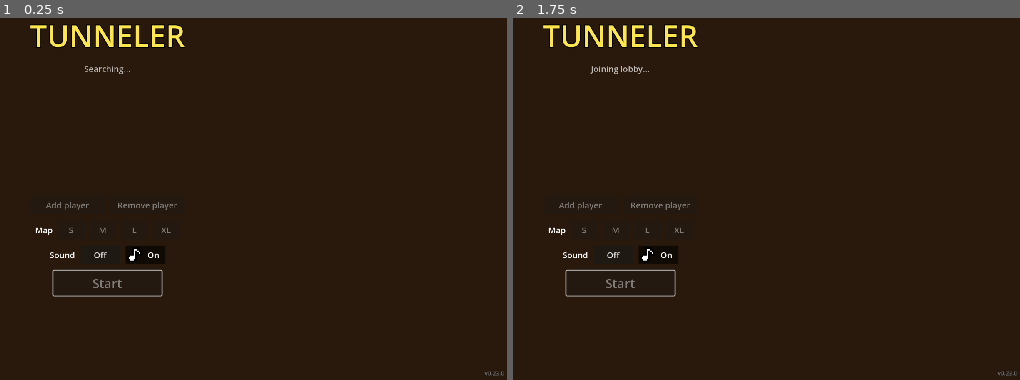
Above: before the commit, frames 1-2 (left to right).
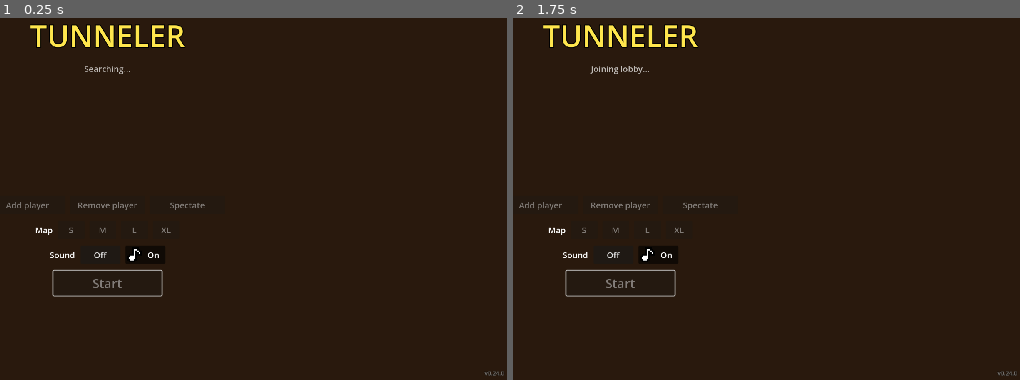
Above: after the commit, the same moments.

Repository: kocmitom/tunelar
Game: Godot game, scene res://scenes/ui/lobby.tscn
The game is run twice, just before and just after one commit, with the same random seed, the same clock (stepped at 60 frames per second) and the same inputs.
Inputs:
- Up to frame 1 (0.25 s): no input
- Up to frame 2 (1.75 s): click "Off" at 0.5 s; click "On" at 1.25 s

The runs differ from the first frame. In frame 1, 0.3% of the frame differs, in the area x 1-99%, y 50-99%; in frame 2, 0.3%.

Commit message:
Release 0.24.0
Add spectator mode: a Spectate toggle in the lobby registers the PC with no player slots, so it sends no input and the match never waits for it, while it still runs the lockstep simulation. A spectating PC shows the whole map without fog, zoomed to fit, with a colored kills scoreboard and the round banner. Lobbies now take up to 16 PCs. See CHANGELOG.md for details.

Diff:
--- a/project.godot
+++ b/project.godot
@@ -5,7 +5,7 @@
 [application]
 
 config/name="Tunneler"
-config/version="0.23.0"
+config/version="0.24.0"
 run/main_scene="res://scenes/ui/lobby.tscn"
 config/features=PackedStringArray("4.7")
 
--- a/scenes/ui/lobby.tscn
+++ b/scenes/ui/lobby.tscn
@@ -80,6 +80,15 @@
 theme_override_font_sizes/font_size = 20
 disabled = true
 text = "Remove player"
+
+[node name="SpectateButton" type="Button" parent="Center/Column/LocalPlayers"]
+unique_name_in_owner = true
+custom_minimum_size = Vector2(180, 44)
+layout_mode = 2
+focus_mode = 0
+theme_override_font_sizes/font_size = 20
+toggle_mode = true
+text = "Spectate"
 
 [node name="MapSize" type="HBoxContainer" parent="Center/Column"]
 unique_name_in_owner = true
@@ -192,3 +201,4 @@
 [connection signal="pressed" from="Center/Column/LocalPlayers/AddButton" to="." method="_on_add_button_pressed"]
 [connection signal="pressed" from="Center/Column/LocalPlayers/RemoveButton" to="." method="_on_remove_button_pressed"]
 [connection signal="pressed" from="Center/Column/StartButton" to="." method="_on_start_button_pressed"]
+[connection signal="toggled" from="Center/Column/LocalPlayers/SpectateButton" to="." method="_on_spectate_button_toggled"]
--- a/scripts/core/game_manager.gd
+++ b/scripts/core/game_manager.gd
@@ -31,6 +31,8 @@
 var bullets_root: Node2D
 var tanks: Array[Tank] = []
 var huds: Array[PlayerHud] = []
+# Only on a spectating PC.
+var spectator_hud: SpectatorHud
 var worms: Array[Worm] = []
 var round_over: bool = false
 var tick: int = 0
@@ -45,7 +47,7 @@
 	await manager.ready
 	var player_count := router.assign_devices(Input.get_connected_joypads())
 	if Net.in_match:
-		setup(Net.slot_peers.size(), Net.match_seed, Net.local_slots, Net.map_size)
+		setup(Net.slot_peers.size(), Net.match_seed, Net.local_slots, Net.map_size, Net.local_slots.is_empty())
 	else:
 		setup(player_count)
 
@@ -63,9 +65,9 @@
 		simulate(inputs)
 
 
-# local_slots are the players shown on this PC (all of them when empty).
-func setup(player_count: int, match_seed: int = randi(), local_slots: Array[int] = [], size_index: int = 1) -> void:
-	if local_slots.is_empty():
+# local_slots are the players shown on this PC (all of them when empty). A spectating PC has none and sees the whole map.
+func setup(player_count: int, match_seed: int = randi(), local_slots: Array[int] = [], size_index: int = 1, spectate: bool = false) -> void:
+	if local_slots.is_empty() and not spectate:
 		local_slots = []
 		for i in player_count:
 			local_slots.append(i)
@@ -99,6 +101,10 @@
 		manager.viewports[i].add_child(hud)
 		hud.setup(local_slots[i], PLAYER_COLORS[local_slots[i]])
 		huds.append(hud)
+	spectator_hud = null
+	if spectate:
+		spectator_hud = SpectatorHud.new()
+		manager.viewports[0].add_child(spectator_hud)
 	Sfx.listeners.clear()
 	for slot in local_slots:
 		Sfx.listeners.append(tanks[slot])
@@ -145,6 +151,8 @@
 		tanks[i].respawn(Vector2(terrain.base_rects[i].get_center()))
 	for hud in huds:
 		hud.hide_banner()
+	if spectator_hud:
+		spectator_hud.hide_banner()
 	round_over = false
 	manager.show_map(false)
 	manager.reset_fog(renderer)
@@ -197,15 +205,22 @@
 		return
 	round_over = true
 	manager.show_map(true)
-	var id: int = winners[0].player_id
-	var winner_name: String = Net.slot_names[id] if Net.in_match else "PLAYER %d" % (id + 1)
+	var winner_name := player_name(winners[0].player_id)
 	for hud in huds:
 		hud.show_banner("%s WINS" % winner_name)
+	if spectator_hud:
+		spectator_hud.show_banner("%s WINS" % winner_name)
 
 
 func _update_huds() -> void:
 	for hud in huds:
 		hud.update_hud(tanks[hud.player_id])
+	if spectator_hud:
+		spectator_hud.update_scores(tanks, tanks.map(func(t: Tank) -> String: return player_name(t.player_id)))
+
+
+func player_name(id: int) -> String:
+	return Net.slot_names[id] if Net.in_match else "PLAYER %d" % (id + 1)
 
 
 func _on_tank_fired(tank: Tank) -> void:
--- a/scripts/core/net.gd
+++ b/scripts/core/net.gd
@@ -7,6 +7,8 @@
 const DISCOVERY_PORT := 47801
 const GAME_PORT := 47802
 const MAX_PLAYERS := 6
+# PCs in a lobby, spectators included.
+const MAX_PEERS := 16
 const SEARCH_TIME := 1.5
 const BROADCAST_INTERVAL := 1.0
 const INPUT_DELAY := 2
@@ -20,6 +22,10 @@
 var status := "Searching..."
 # players[peer_id] = names of that PC's local players.
 var players := {}
+# spectators[peer_id] = name of a PC that only watches; it has no slots.
+var spectators := {}
+# This PC's choice, kept between matches.
+var spectating := false
 var local_count := 1
 var is_host := false
 var in_match := false
@@ -68,7 +74,7 @@
 		if parts.size() != 3 or parts[0] != "tunneler" or parts[1] != version or parts[2].to_int() == token:
 			continue
 		# Two PCs that started together both host; the one with the higher token gives up its empty lobby.
-		if peer == null or (is_host and players.size() == 1 and parts[2].to_int() < token):
+		if peer == null or (is_host and players.size() + spectators.size() == 1 and parts[2].to_int() < token):
 			_join(ip)
 
 	if peer == null:
@@ -85,12 +91,13 @@
 func _host() -> void:
 	peer = ENetMultiplayerPeer.new()
 	# The port is taken when another instance already hosts on this PC.
-	if peer.create_server(GAME_PORT, MAX_PLAYERS - 1) != OK:
+	if peer.create_server(GAME_PORT, MAX_PEERS - 1) != OK:
 		_join("127.0.0.1")
 		return
 	multiplayer.multiplayer_peer = peer
 	is_host = true
-	players = {1: _names(player_name, local_count)}
+	players = {} if spectating else {1: _names(player_name, local_count)}
+	spectators = {1: player_name} if spectating else {}
 	_set_status("Hosting lobby")
 
 
@@ -109,6 +116,7 @@
 	peer = null
 	is_host = false
 	players = {}
+	spectators = {}
 	search_timer = SEARCH_TIME
 	_set_status("Searching...")
 
@@ -120,7 +128,7 @@
 
 func _on_connected() -> void:
 	_set_status("Joined lobby")
-	_register.rpc_id(1, player_name, local_count)
+	_register.rpc_id(1, player_name, 0 if spectating else local_count)
 
 
 func _on_server_disconnected() -> void:
@@ -135,7 +143,8 @@
 				gone_slots[slot] = true
 	if is_host:
 		players.erase(id)
-		_set_players.rpc(players, map_size)
+		spectators.erase(id)
+		_set_players.rpc(players, spectators, map_size)
 
 
 func add_local_player() -> void:
@@ -146,13 +155,23 @@
 	_register.rpc_id(1, player_name, local_count - 1)
 
 
-# Joining and adding/removing local players; the host keeps the lobby at MAX_PLAYERS.
+func set_spectating(on: bool) -> void:
+	spectating = on
+	_register.rpc_id(1, player_name, 0 if on else local_count)
+
+
+# Joining and adding/removing local players; the host keeps the lobby at MAX_PLAYERS. A count of 0 spectates.
 @rpc("any_peer", "call_local", "reliable")
 func _register(new_name: String, count: int) -> void:
 	var sender := multiplayer.get_remote_sender_id()
-	var others: int = slot_order(players).size() - players.get(sender, []).size()
-	players[sender] = _names(new_name, mini(maxi(count, 1), MAX_PLAYERS - others))
-	_set_players.rpc(players, map_size)
+	if count == 0:
+		players.erase(sender)
+		spectators[sender] = new_name
+	else:
+		spectators.erase(sender)
+		var others: int = slot_order(players).size() - players.get(sender, []).size()
+		players[sender] = _names(new_name, mini(count, MAX_PLAYERS - others))
+	_set_players.rpc(players, spectators, map_size)
 
 
 func set_map_size(index: int) -> void:
@@ -162,13 +181,14 @@
 @rpc("any_peer", "call_local", "reliable")
 func _request_map_size(index: int) -> void:
 	map_size = index
-	_set_players.rpc(players, map_size)
+	_set_players.rpc(players, spectators, map_size)
 
 
 # Reliable and ahead of _start_match, so every PC starts with the same map size.
 @rpc("authority", "call_local", "reliable")
-func _set_players(list: Dictionary, size: int) -> void:
+func _set_players(list: Dictionary, watchers: Dictionary, size: int) -> void:
 	players = list
+	spectators = watchers
 	map_size = size
 	var own: Array = players.get(multiplayer.get_unique_id(), [])
 	if not own.is_empty():
--- a/scripts/ui/lobby.gd
+++ b/scripts/ui/lobby.gd
@@ -13,11 +13,13 @@
 	"..##.....",
 	".........",
 ]
+const COLOR_SPECTATOR := Color(0.6, 0.6, 0.6)
 
 @onready var status_label: Label = %Status
 @onready var player_list: VBoxContainer = %Players
 @onready var add_button: Button = %AddButton
 @onready var remove_button: Button = %RemoveButton
+@onready var spectate_button: Button = %SpectateButton
 @onready var start_button: Button = %StartButton
 # In GameManager.MAP_SIZE_NAMES order, after the "Map" label.
 @onready var map_buttons: Array = %MapSize.get_children().slice(1)
@@ -64,13 +66,25 @@
 			label.add_theme_color_override("font_color", GameManager.PLAYER_COLORS[slot])
 			player_list.add_child(label)
 			slot += 1
+	var watchers := Net.spectators.keys()
+	watchers.sort()
+	for id in watchers:
+		var label := Label.new()
+		label.text = "%s  (spectating)" % Net.spectators[id]
+		label.horizontal_alignment = HORIZONTAL_ALIGNMENT_CENTER
+		label.add_theme_font_size_override("font_size", 20)
+		label.add_theme_color_override("font_color", COLOR_SPECTATOR)
+		player_list.add_child(label)
+	var registered: bool = not own.is_empty() or Net.spectators.has(my_id)
 	var free_devices := 2 + Input.get_connected_joypads().size() - Net.local_count
 	add_button.disabled = own.is_empty() or slot >= Net.MAX_PLAYERS or free_devices <= 0
 	remove_button.disabled = own.size() <= 1
+	spectate_button.set_pressed_no_signal(Net.spectating)
+	spectate_button.disabled = not registered
 	start_button.disabled = slot < 2
 	for i in map_buttons.size():
 		map_buttons[i].set_pressed_no_signal(i == Net.map_size)
-		map_buttons[i].disabled = own.is_empty()
+		map_buttons[i].disabled = not registered
 
 
 func _on_add_button_pressed() -> void:
@@ -81,6 +95,10 @@
 	Net.remove_local_player()
 
 
+func _on_spectate_button_toggled(on: bool) -> void:
+	Net.set_spectating(on)
+
+
 func _on_start_button_pressed() -> void:
 	Net.request_start()
 
--- /dev/null
+++ b/scripts/ui/spectator_hud.gd
@@ -0,0 +1,47 @@
+class_name SpectatorHud
+extends CanvasLayer
+## Spectator overlay: every player's kills in their color and the round banner.
+
+var scores: RichTextLabel
+var banner: Label
+
+
+func _init() -> void:
+	scores = RichTextLabel.new()
+	scores.position = Vector2(8, 4)
+	scores.size = Vector2(400, 0)
+	scores.mouse_filter = Control.MOUSE_FILTER_IGNORE
+	scores.fit_content = true
+	scores.scroll_active = false
+	scores.autowrap_mode = TextServer.AUTOWRAP_OFF
+	scores.add_theme_color_override("font_outline_color", Color.BLACK)
+	scores.add_theme_constant_override("outline_size", 4)
+	add_child(scores)
+	banner = Label.new()
+	banner.visible = false
+	banner.set_anchors_preset(Control.PRESET_FULL_RECT)
+	banner.add_theme_color_override("font_color", Color(1, 0.9, 0.3))
+	banner.add_theme_color_override("font_outline_color", Color.BLACK)
+	banner.add_theme_constant_override("outline_size", 8)
+	banner.add_theme_font_size_override("font_size", 32)
+	banner.horizontal_alignment = HORIZONTAL_ALIGNMENT_CENTER
+	banner.vertical_alignment = VERTICAL_ALIGNMENT_CENTER
+	add_child(banner)
+
+
+# names[i] belongs to tanks[i].
+func update_scores(tanks: Array[Tank], names: Array) -> void:
+	scores.clear()
+	for i in tanks.size():
+		scores.push_color(tanks[i].color)
+		scores.add_text("%s  KILLS %d/%d\n" % [names[i], tanks[i].kills, GameManager.KILLS_TO_WIN])
+		scores.pop()
+
+
+func show_banner(text: String) -> void:
+	banner.text = text
+	banner.show()
+
+
+func hide_banner() -> void:
+	banner.hide()
--- a/scripts/ui/viewport_manager.gd
+++ b/scripts/ui/viewport_manager.gd
@@ -28,7 +28,7 @@
 	get_window().title = "%s v%s" % [ProjectSettings.get_setting("application/config/name"), version]
 
 
-# One viewport per local slot; viewport i follows tanks[local_slots[i]].
+# One viewport per local slot; viewport i follows tanks[local_slots[i]]. Without slots a single viewport spectates the whole map.
 func build(local_slots: Array[int], world_size: Vector2i) -> void:
 	for child in grid.get_children():
 		child.free()
@@ -40,7 +40,7 @@
 	tanks.clear()
 	slots = local_slots
 	map_size = world_size
-	var count := local_slots.size()
+	var count := maxi(local_slots.size(), 1)
 	grid.columns = 3 if count > 4 else (2 if count > 1 else 1)
 
 	for i in count:
@@ -76,7 +76,7 @@
 		cameras.append(cam)
 
 	# Fog, pad overlay and sonar i sit on their own visibility layer, which only viewport i draws.
-	for i in count:
+	for i in local_slots.size():
 		var fog := FogOfWar.new()
 		fog.name = "FogOfWar_%d" % (i + 1)
 		fog.visibility_layer = 1 << (i + 1)
@@ -126,6 +126,11 @@
 # Each camera follows its tank, and the tank reveals the fog of that viewport.
 # A dead tank's viewport, or every viewport once the map is shown, drops its fog and pans with that player's move input.
 func update_cameras(inputs: Array[Dictionary] = [], delta: float = 0.0) -> void:
+	if slots.is_empty():
+		var fit := Vector2(viewports[0].size) / map_size
+		cameras[0].zoom = Vector2.ONE * minf(fit.x, fit.y)
+		cameras[0].global_position = map_size / 2.0
+		return
 	for i in cameras.size():
 		var cam := cameras[i]
 		var tank := tanks[slots[i]]
--- a/tests/integration/test_viewports.gd
+++ b/tests/integration/test_viewports.gd
@@ -72,6 +72,28 @@
 	check_eq(gm.huds.size(), 1, "one HUD")
 	check_eq(gm.huds[0].player_id, 2, "HUD belongs to the local slot")
 	check_eq(manager.cameras[0].global_position, gm.tanks[2].global_position, "camera follows the local slot's tank")
+	manager.free()
+
+
+func test_spectator_sees_whole_map() -> void:
+	var manager := _make_grid(2)
+	var gm: GameManager = manager.get_node("GameManager")
+	gm.setup(2, 7, [] as Array[int], 1, true)
+	check_eq(manager.grid.get_child_count(), 1, "one viewport")
+	check(manager.fogs.is_empty(), "no fog")
+	check(gm.huds.is_empty(), "no player HUD")
+	check_eq(gm.tanks.size(), 2, "every player has a tank")
+	var cam := manager.cameras[0]
+	check_eq(cam.global_position, Vector2(gm.map_size) / 2.0, "camera on the map center")
+	var seen := Vector2(manager.viewports[0].size) / cam.zoom
+	check(seen.x >= gm.map_size.x - 0.5 and seen.y >= gm.map_size.y - 0.5, "whole map fits (sees %s)" % seen)
+	check(is_equal_approx(seen.x, gm.map_size.x) or is_equal_approx(seen.y, gm.map_size.y), "zoomed in as far as it fits")
+	gm.step()
+	check(gm.spectator_hud.scores.get_parsed_text().contains("PLAYER 2  KILLS 0/%d" % GameManager.KILLS_TO_WIN), "scoreboard lists the players")
+	gm.tanks[0].kills = GameManager.KILLS_TO_WIN
+	gm.step()
+	check(gm.spectator_hud.banner.visible, "banner at round end")
+	check_eq(gm.spectator_hud.banner.text, "PLAYER 1 WINS", "banner text")
 	manager.free()
 
 
--- a/tests/unit/test_lockstep.gd
+++ b/tests/unit/test_lockstep.gd
@@ -47,6 +47,26 @@
 	var order := NetScript.slot_order({1: ["a", "b"], 3: ["c"], 2: ["d"]})
 	check_eq(order, [1, 1, 2, 3] as Array[int], "peers ascending, then local players")
 	check_eq(NetScript.slot_name_order({1: ["a", "b"], 3: ["c"], 2: ["d"]}), ["a", "b", "d", "c"], "names in slot order")
+
+
+# Called directly, so the sender is peer 0.
+func test_spectators_take_no_slots() -> void:
+	var net: Node = NetScript.new()
+	tree.root.add_child(net)
+	net.is_host = true
+	net._register("a", 1)
+	check_eq(NetScript.slot_order(net.players), [0] as Array[int], "a player takes a slot")
+	net._register("a", 0)
+	check(net.players.is_empty(), "a spectator is no player")
+	check_eq(net.spectators, {0: "a"}, "listed as spectator")
+	check(NetScript.slot_order(net.players).is_empty(), "a spectator takes no slot")
+	net._register("a", 2)
+	check(net.spectators.is_empty(), "playing again leaves the spectators")
+	check_eq(net.players[0], ["a", "a 2"], "back with both local players")
+	net._register("a", 0)
+	net._on_peer_disconnected(0)
+	check(net.spectators.is_empty(), "a gone spectator is removed")
+	net.free()
 
 
 func test_gone_peer_idles_all_its_slots() -> void:
Not shown, added: scripts/ui/spectator_hud.gd.uid
Not shown, changed: CHANGELOG.md
